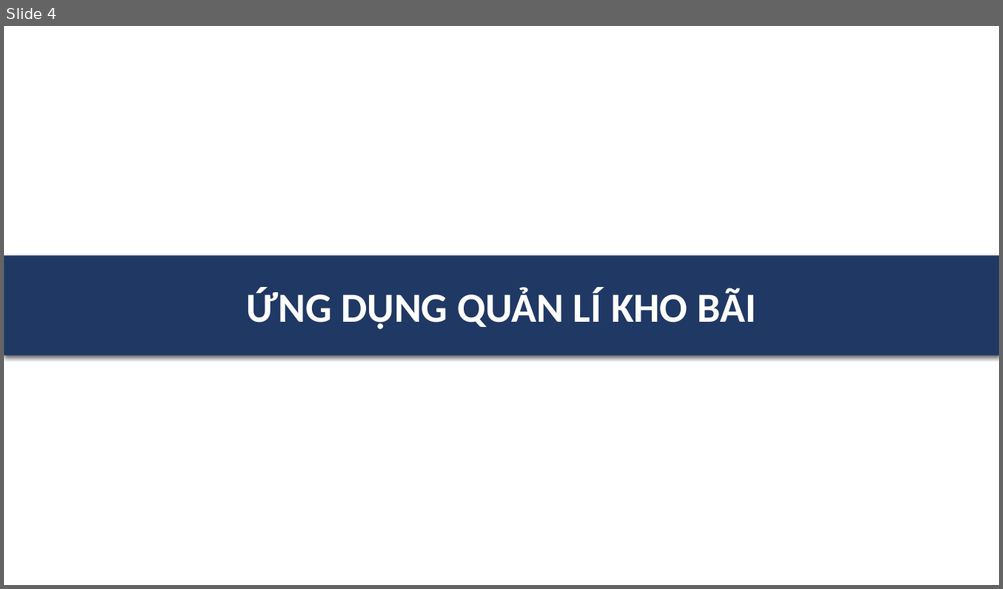
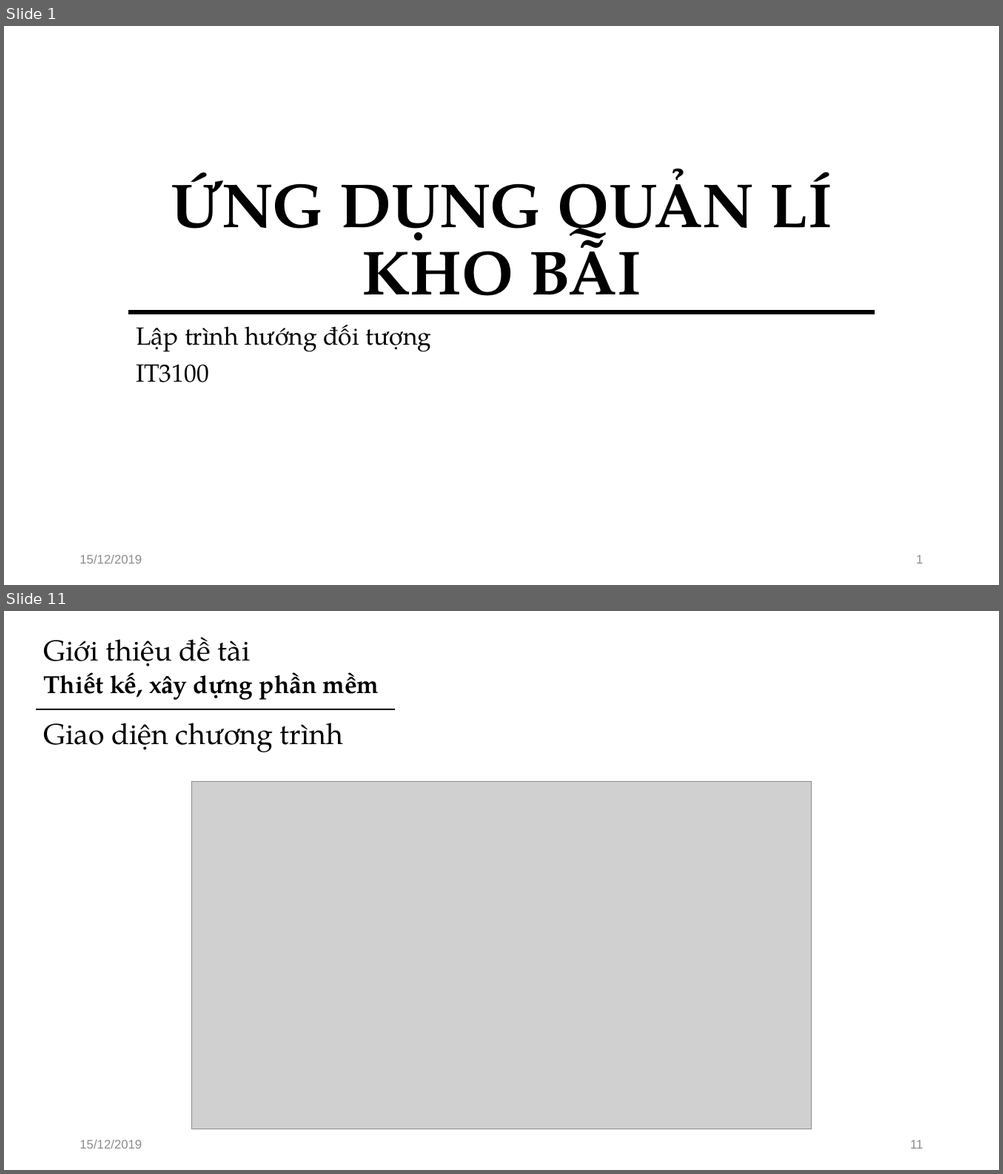
Before and after one commit to cvhoangpt/20191_OOP, a slide deck: eclipse_code/Quanlikhobai/doc/Slide BTL nhom 13.pptx. Shown one above the other, each under a label of ours: slide 4 before the commit, slides 1 and 11 after it; the slides between them are not shown. The pictures are 1003x589 and 1003x1174 pixels, drawn with LibreOffice and Linux fonts; fonts in the diff are those of the drawing; grey boxes stand for pictures. Boxes give left, top, right and bottom in pixels: in the first picture for what was removed or moved away, otherwise in the second. Text is boxed around its words. In the diff, an @@ line names an element or a change of style, - is before the commit and + after.

```diff
--- a/eclipse_code/Quanlikhobai/doc/Slide BTL nhom 13.pptx
+++ b/eclipse_code/Quanlikhobai/doc/Slide BTL nhom 13.pptx
@@ slide 11 added at [4, 611, 999, 1170], background #FFFFFF @@
@@ title added at [44, 637, 250, 667], 28 pt, text #000000 @@
+Giới thiệu đề tài
@@ text added at [44, 672, 379, 700], 23.8 pt, text #000000, bold @@
+Thiết kế, xây dựng phần mềm
@@ line added from (36, 709) to (395, 709), #000000 1.5 pt @@
@@ text added at [44, 723, 343, 752], 28 pt, text #000000 @@
+Giao diện chương trình
@@ picture added at [192, 782, 811, 1130] @@
@@ text added at [79, 1140, 142, 1149], 12 pt, text #8C8C8C @@
+15/12/2019
@@ page number added at [910, 1140, 922, 1149], 12 pt, text #8C8C8C @@
+11
@@ what was slide 4 is now slide 1 @@
@@ slide 1 changed as well @@
@@ title "ỨNG DỤNG QUẢN LÍ KHO ...": place and size @@
-title "ỨNG DỤNG QUẢN LÍ KHO ..." at [4, 256, 999, 356]
+title "ỨNG DỤNG QUẢN LÍ KHO ..." at [170, 168, 832, 315]
@@ title "ỨNG DỤNG QUẢN LÍ KHO ..." at [170, 168, 832, 315]: size 40 to 60 pt, font Calibri to TeX Gyre Pagella, text colour #FFFFFF to #000000; line spacing 1 to 0.9; vertical alignment middle to bottom; fill #203864 to none; shadow off @@
@@ line added from (128, 312) to (875, 312), #000000 4.5 pt @@
@@ subtitle added at [136, 325, 431, 383], 24 pt, text #000000 @@
+Lập trình hướng đối tượng
+IT3100
@@ text added at [79, 555, 142, 564], 12 pt, text #8C8C8C @@
+15/12/2019
@@ page number added at [916, 555, 922, 564], 12 pt, text #8C8C8C @@
+1
```
Also in this commit, not shown: 1 other slide changed, 8 other slides added, 3 slides removed, 1 other file.
